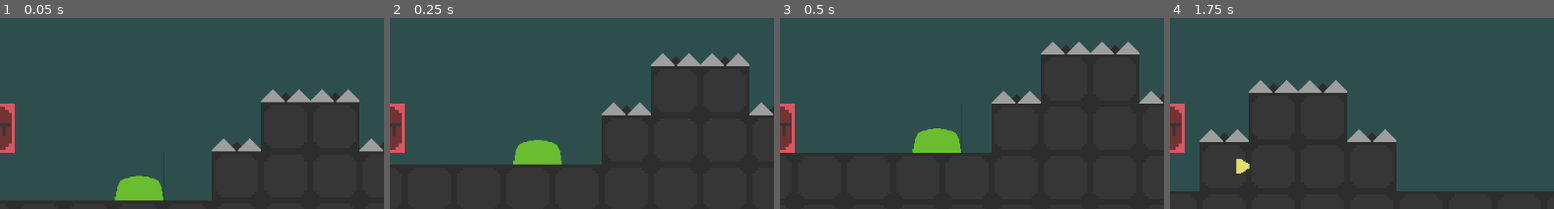
Above: before the commit, frames 1-4 (left to right).
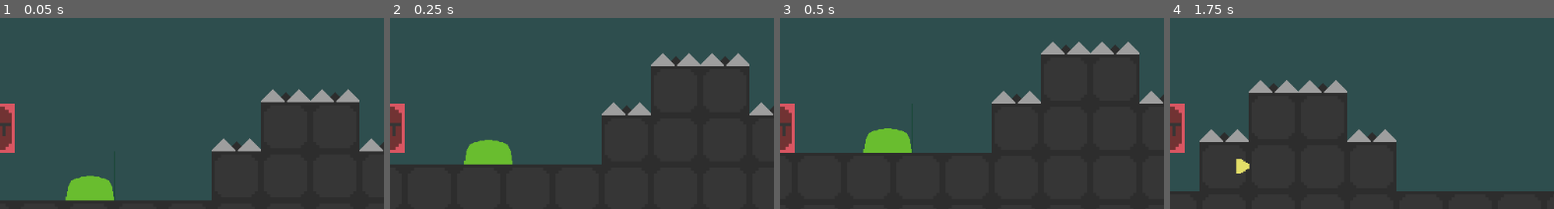
Above: after the commit, the same moments.

Repository: AA6363/Conquer-the-Tower
Game: Godot game, scene res://Scenes/Test-world.tscn
The game is run twice, just before and just after one commit, with the same random seed, the same clock (stepped at 60 frames per second) and the same inputs.
Inputs:
- Up to frame 1 (0.05 s): no input
- Up to frame 2 (0.25 s): no input
- Up to frame 3 (0.5 s): no input
- Up to frame 4 (1.75 s): hold Right (ui_right) from 0.53 s (still down); tap B (shoot) at 0.6, 1.35 s; tap Space (jump) at 0.77, 1.52 s
The pictures show only the part of the screen within x 50-100%, y 25-75%; the shares and areas given below are measured in that part.

The runs differ from the first frame. In frame 1, 2.9% of the frame differs, in the area x 16-43%, y 82-96%; in frame 2, 2.8%; in frame 3, 2.8%; in frame 4, nothing differs.

Commit message:
Move enemy position to left

Diff:
--- a/Prototypes/001/Scenes/Test-world.tscn
+++ b/Prototypes/001/Scenes/Test-world.tscn
@@ -28,7 +28,7 @@
 position = Vector2( 736, 384 )
 
 [node name="KinematicBody2D" parent="." instance=ExtResource( 5 )]
-position = Vector2( 416, 448 )
+position = Vector2( 352, 448 )
 
 [node name="KinematicBody2D2" parent="." instance=ExtResource( 5 )]
 position = Vector2( 1160, 384 )
